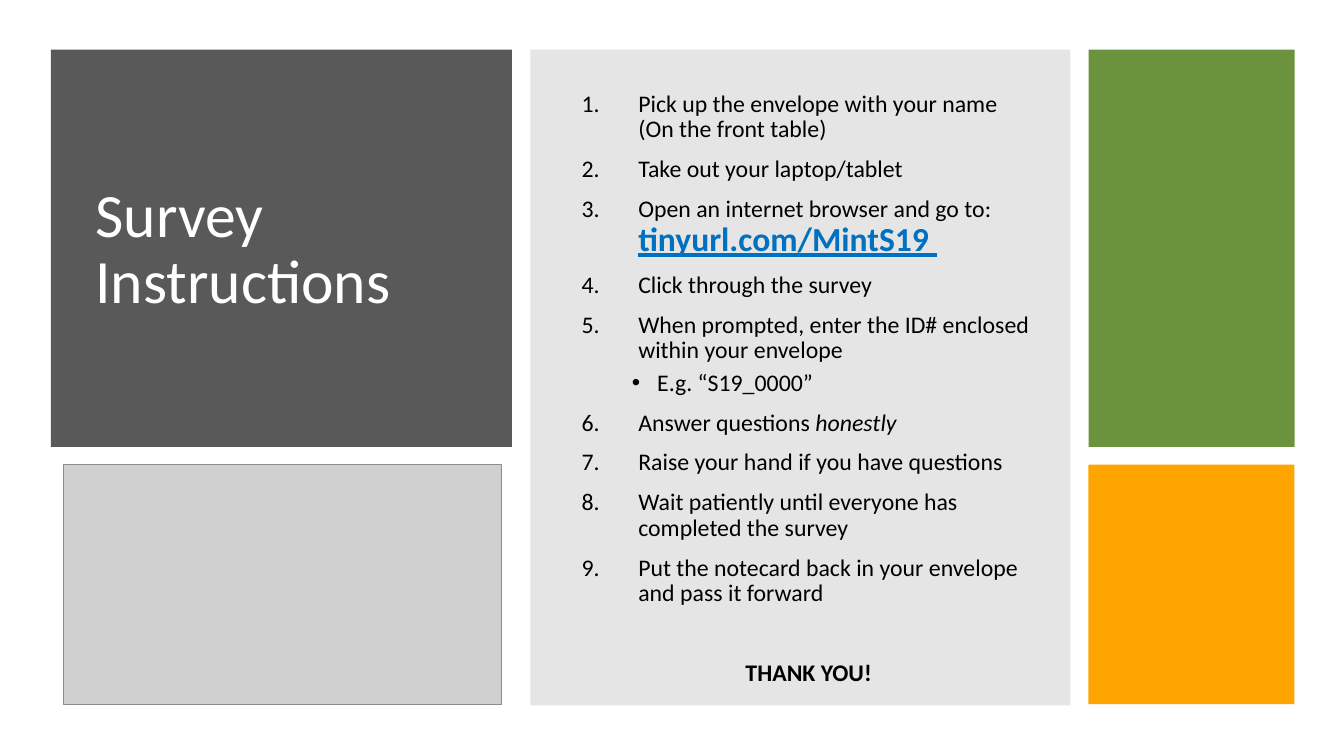
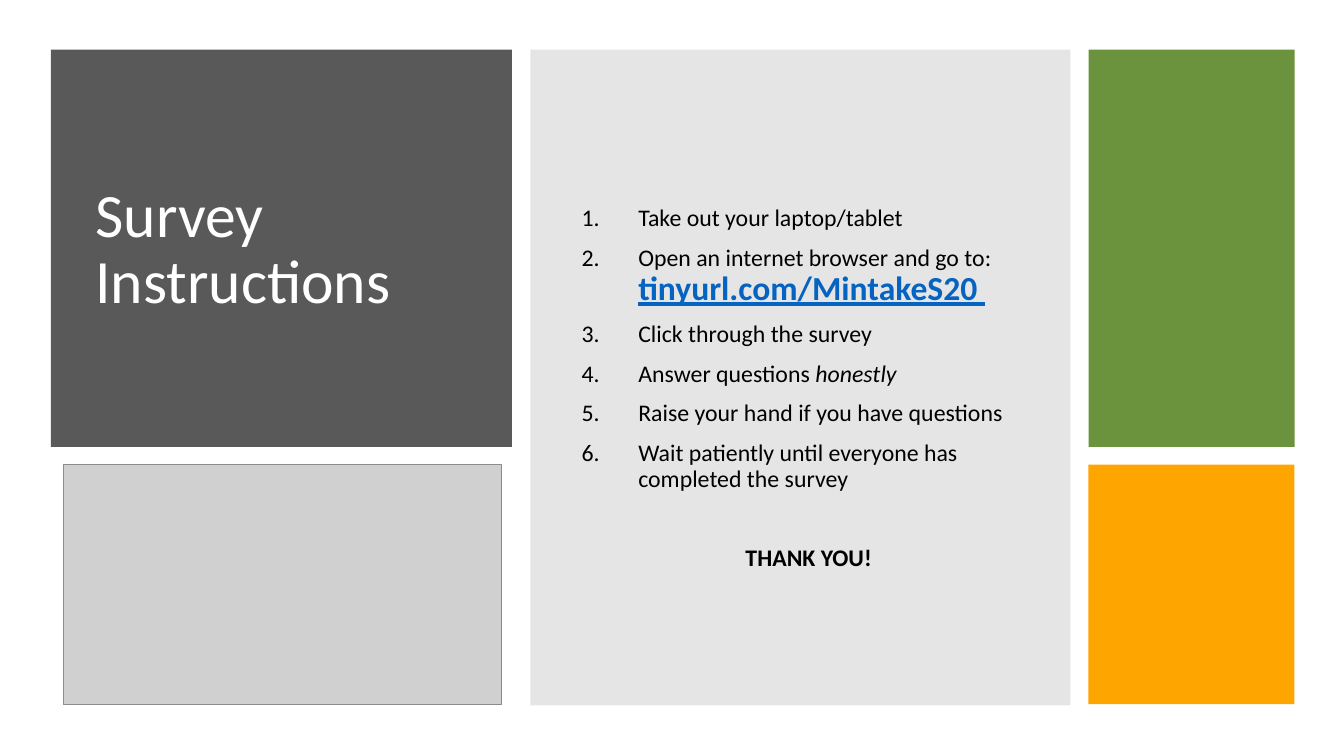
Before and after one commit to ndyetz/Campus_Connections, a slide deck: slide 1 of Other/Mentor Survey Instructions.pptx. Drawn at 1344x756 pixels with LibreOffice and Linux fonts; fonts in the diff are those of the drawing; grey boxes stand for pictures. Boxes give left, top, right and bottom in pixels: in the first picture for what was removed or moved away, otherwise in the second. Text is boxed around its words. In the diff, an @@ line names an element or a change of style, - is before the commit and + after.

```diff
--- a/Other/Mentor Survey Instructions.pptx
+++ b/Other/Mentor Survey Instructions.pptx
@@ text at box(638, 95, 997, 140): paragraph removed @@
-1. Pick up the envelope with your name (On the front table)
@@ text at box(638, 249, 991, 270): text changed @@
-3. Open an internet browser and go to: tinyurl.com/MintS19
+2. Open an internet browser and go to: tinyurl.com/MintakeS20
@@ text at box(638, 316, 1029, 395): paragraphs removed @@
-5. When prompted, enter the ID# enclosed within your envelope
-  • E.g. “S19_0000”
@@ text at box(638, 559, 1018, 605): paragraph removed @@
-9. Put the notecard back in your envelope and pass it forward
```
Also in this commit, not shown: 5 other files.
